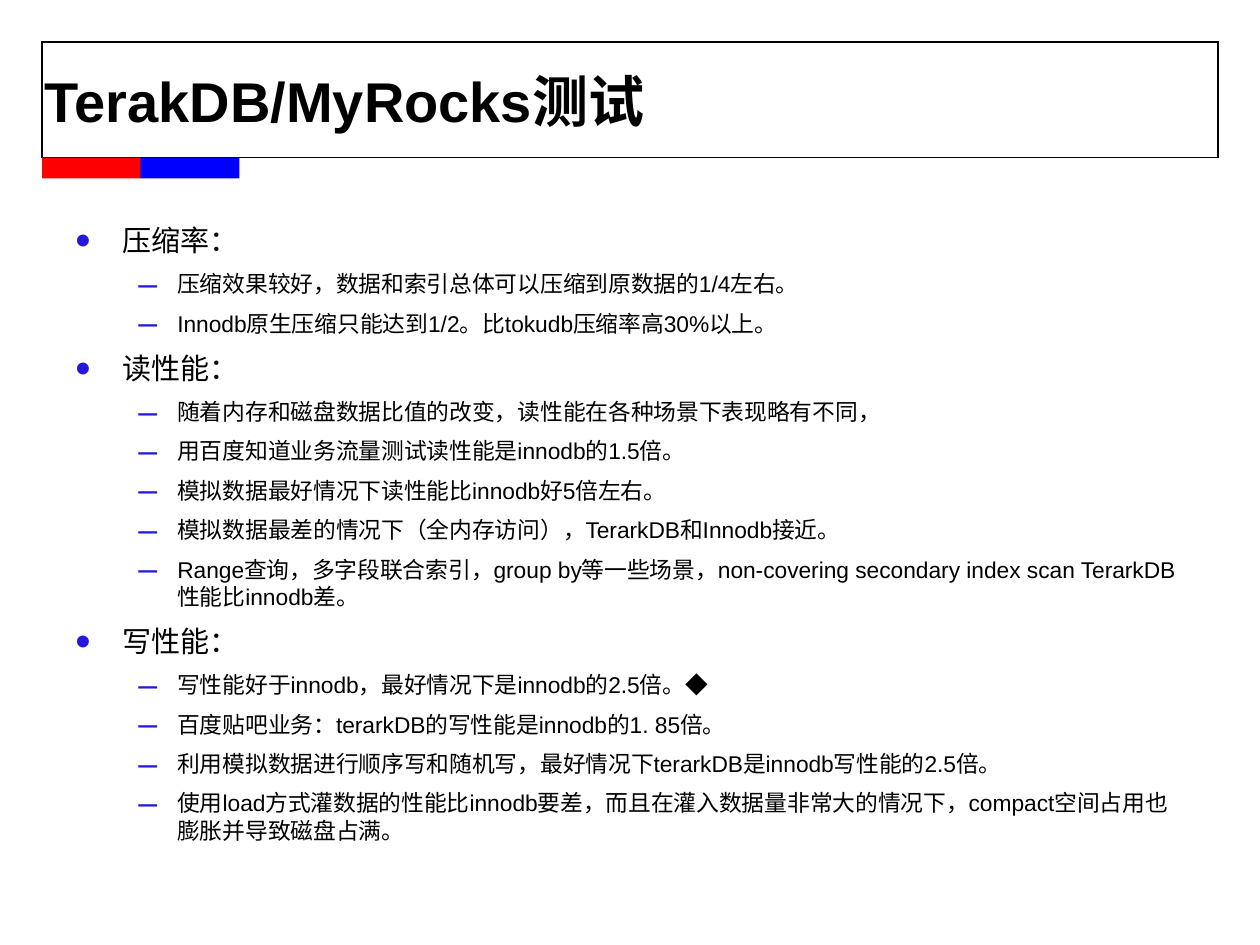
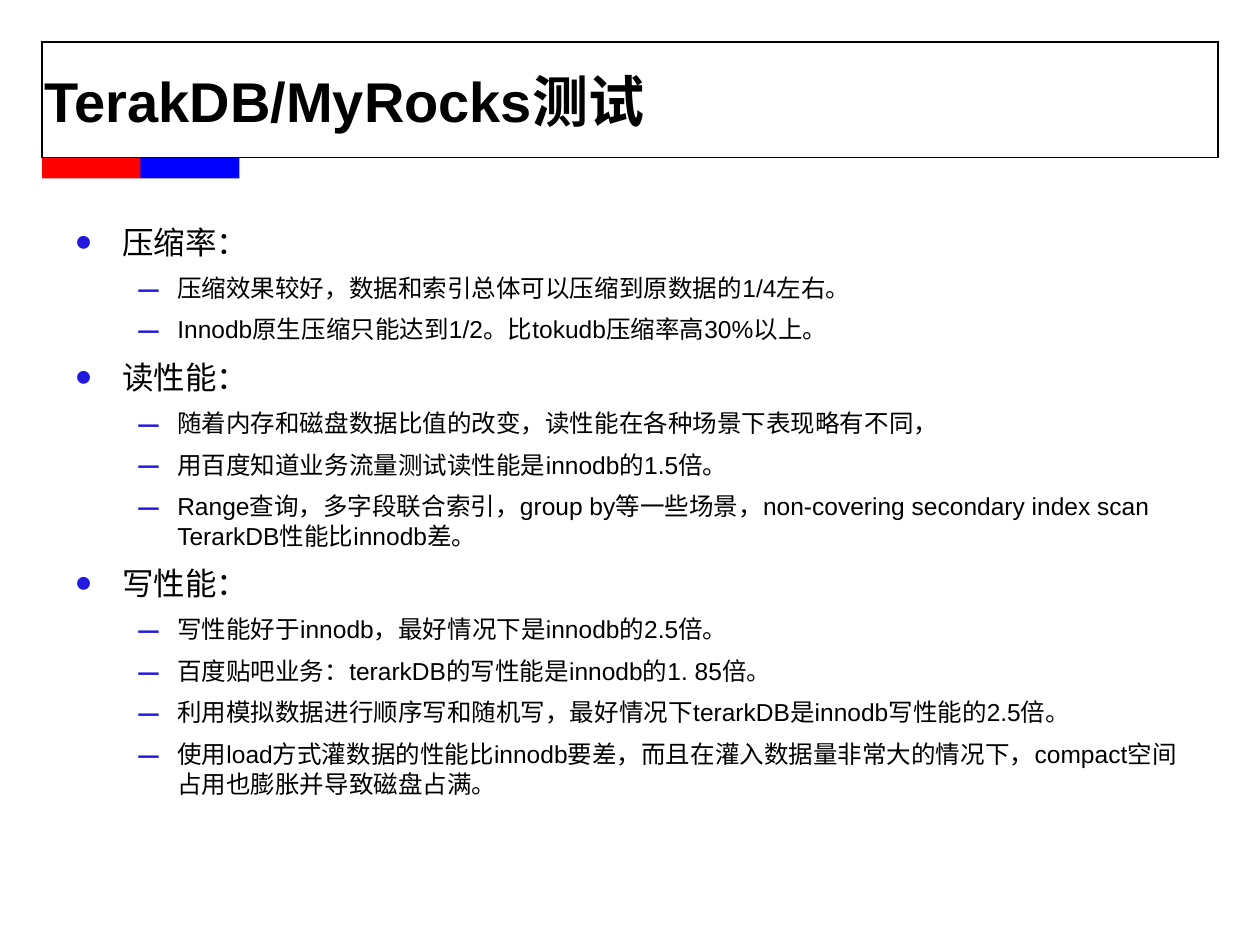
Before and after one commit to wisehead/techblog, a slide deck: slide 30 of database/MySQL/MyRocks_chenhui.ppt (slide 31 before the commit). Drawn at 1260x945 pixels with LibreOffice and Linux fonts; fonts in the diff are those of the drawing; background and template pictures are left out. Boxes give left, top, right and bottom in pixels: in the first picture for what was removed or moved away, otherwise in the second. Text is boxed around its words. In the diff, an @@ line names an element or a change of style, - is before the commit and + after.

```diff
--- a/database/MySQL/MyRocks_chenhui.ppt
+++ b/database/MySQL/MyRocks_chenhui.ppt
@@ text at [122,227,1176,795]: size 16.6 to 18 pt in "压缩率：", "读性能：", "写性能："; size 12.9 to 14 pt in "压缩效果较好，数据和索引总体可以压缩到原数据的1/4左右。", "Innodb原生压缩只能达到1/2。比tokudb压缩率高30%以上。", "随着内存和磁盘数据比值的改变，读性能在各种场景下表现略有不同，", "用百度知道业务流量测试读性能是innodb的1.5倍。" and 4 more places @@
@@ text at [177,479,840,541]: paragraphs removed @@
-  – 模拟数据最好情况下读性能比innodb好5倍左右。
-  – 模拟数据最差的情况下（全内存访问），TerarkDB和Innodb接近。
@@ text at [177,617,727,641]: text changed; size 12.9 to 14 pt @@
-  – 写性能好于innodb，最好情况下是innodb的2.5倍。◆
+  – 写性能好于innodb，最好情况下是innodb的2.5倍。
```
Also in this commit, not shown: 1 other slide changed, 1 slide removed, 2 other files.
